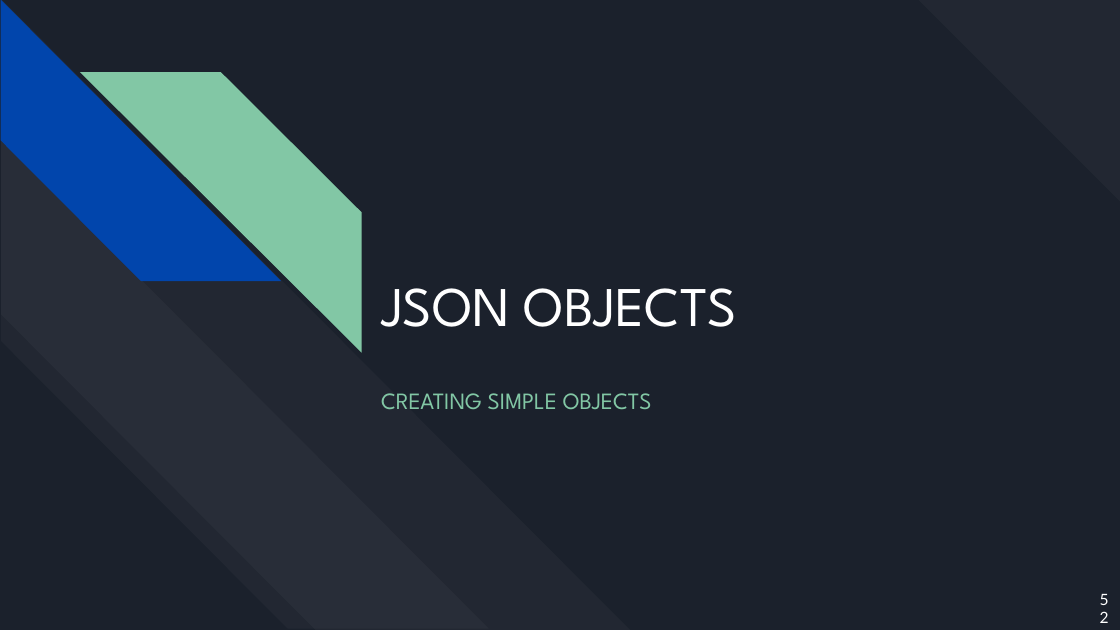
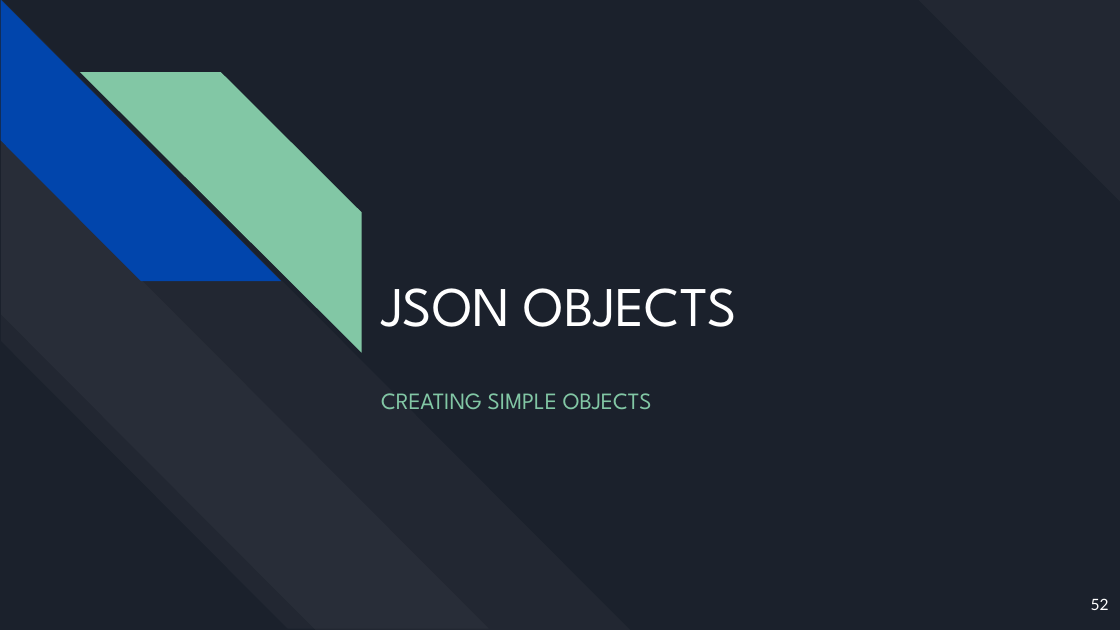
Before and after one commit to bulhard/Javascript-Programming-2022, a slide deck: slide 52 of Presentations/05 Javascript functions and objects.pptx. Drawn at 1120x630 pixels with LibreOffice and Linux fonts; fonts in the diff are those of the drawing. Boxes give left, top, right and bottom in pixels: in the first picture for what was removed or moved away, otherwise in the second. Text is boxed around its words. In the diff, an @@ line names an element or a change of style, - is before the commit and + after.

```diff
--- a/Presentations/05 Javascript functions and objects.pptx
+++ b/Presentations/05 Javascript functions and objects.pptx
@@ page number rewrapped from bbox=[1081, 599, 1120, 617] to bbox=[1091, 598, 1109, 610] @@
```
Also in this commit, not shown: 5 other slides changed, 25 other files.
